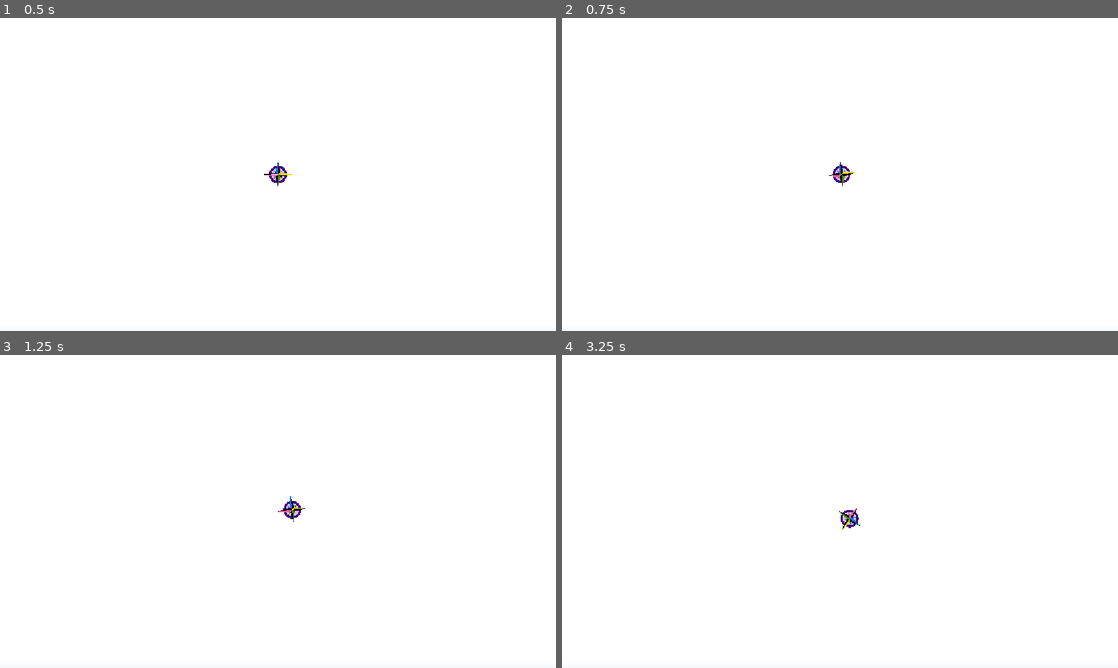
Above: before the commit, frames 1-4 (two rows, left to right).
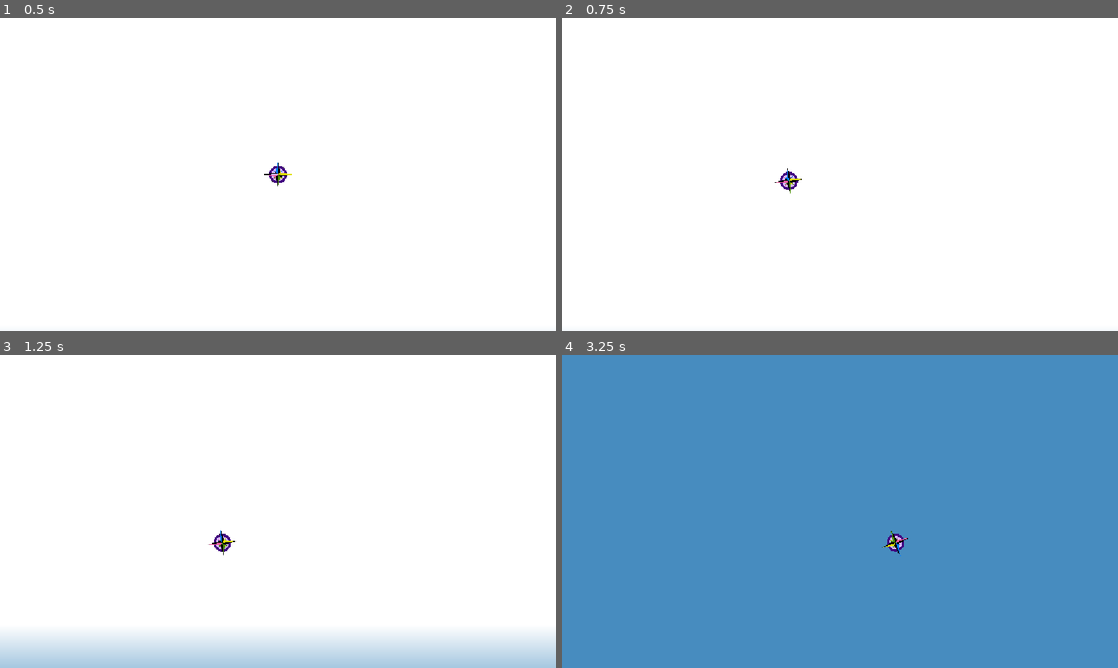
Above: after the commit, the same moments.

Repository: natleahh/ive-got-this-round
Game: Godot game, scene res://src/Systems/PlayerCharacter/test.tscn
The game is run twice, just before and just after one commit, with the same random seed, the same clock (stepped at 60 frames per second) and the same inputs. The project has no main scene, so this scene is started directly. The engine's default icon, where the game draws it, is replaced by a stand-in: a white triangle on a blue panel in a dark square.
Inputs (mouse positions are in pixels of both pictures, inside the frame that each line leads up to):
- Up to frame 1 (0.5 s): no input
- Up to frame 2 (0.75 s): tap Enter (ui_accept) at 0.5 s; move the mouse to (962, 158) at 0.52 s; hold Right (ui_right) from 0.53 s (still down); tap A (B_Dash) at 0.6 s; click (962, 158) at 0.67 s
- Up to frame 3 (1.25 s): keep holding Right (ui_right); tap Enter (ui_accept) at 0.77 s
- Up to frame 4 (3.25 s): move the mouse to (728, 527) at 1.27 s; release Right (ui_right) at 1.28 s; hold Down (ui_down) 1.28-2.03 s; tap D (F_Dash) at 1.35 s; tap Enter (ui_accept) at 1.52, 2.75, 3.02 s; move the mouse to (895, 442) at 2.02 s; hold Right (ui_right) 2.03-2.78 s; tap W (L_Dash) at 2.1 s; move the mouse to (812, 574) at 2.77 s; hold Up (ui_up) from 2.78 s (still down); tap S (R_Dash) at 2.85 s; click (812, 574) at 2.92 s

Frame 1 is identical in both runs. In frame 2, 0.3% of the frame differs, in the area x 38-53%, y 46-57%; in frame 3, 10%; in frame 4, 100%, in the area x 0-100%, y 0-100%.

Commit message:
fix: factor cooldown timer into own class & fix dash wait times

Diff:
--- /dev/null
+++ b/src/Systems/PlayerCharacter/MovementState/CooldownTimer.gd
@@ -0,0 +1,11 @@
+class_name CooldownTimer extends Timer
+
+func _init() -> void:
+	autostart = false
+	one_shot = true
+
+static func cons(milliseconds: float, parent: Node) -> CooldownTimer:
+	var timer = CooldownTimer.new()
+	timer.wait_time = milliseconds / 1000.0
+	parent.add_child(timer)
+	return timer
--- a/src/Systems/PlayerCharacter/MovementState/States/Dash.gd
+++ b/src/Systems/PlayerCharacter/MovementState/States/Dash.gd
@@ -4,34 +4,26 @@
 @export_range(0, 5000, 1, "exp") var cooldown: float = 500
 @export_range(0, 5000, 1, "exp") var dashtime: float = 250
 
-@onready var cooldown_timer: Timer = _setup_timer()
-@onready var dashtime_timer: Timer = _setup_timer()
+@onready var cooldown_timer: CooldownTimer = CooldownTimer.cons(cooldown, self)
+@onready var dashtime_timer: CooldownTimer = CooldownTimer.cons(dashtime, self)
 
 var _just_dashed: bool = false
 var constant_force: Vector2
 
 func _ready() -> void:
-	cooldown_timer.wait_time = cooldown / 1000.0
-	dashtime_timer.wait_time = dashtime / 1000.0
 	dashtime_timer.timeout.connect(_on_dashtime_timeout)
 
-
-func _setup_timer() -> Timer:
-	var timer = Timer.new()
-	add_child(timer)
-	return timer
-
 func enter(old_state: MovementState) -> MovementState:
-	if cooldown_timer.wait_time > 0:
+	if not cooldown_timer.is_stopped():
 		return old_state
 	if dashtime_timer.is_stopped():
 		_just_dashed = true
-		dashtime_timer.start(dashtime)
+		dashtime_timer.start()
 	return self
 
 func exit(_new_state: MovementState) -> MovementState:
 	if dashtime_timer.is_stopped():
-		cooldown_timer.start(cooldown)
+		cooldown_timer.start()
 	return self
 
 func get_force(speed: float, rotation: float) -> Vector2:
Not shown, added: src/Systems/PlayerCharacter/MovementState/CooldownTimer.gd.uid
